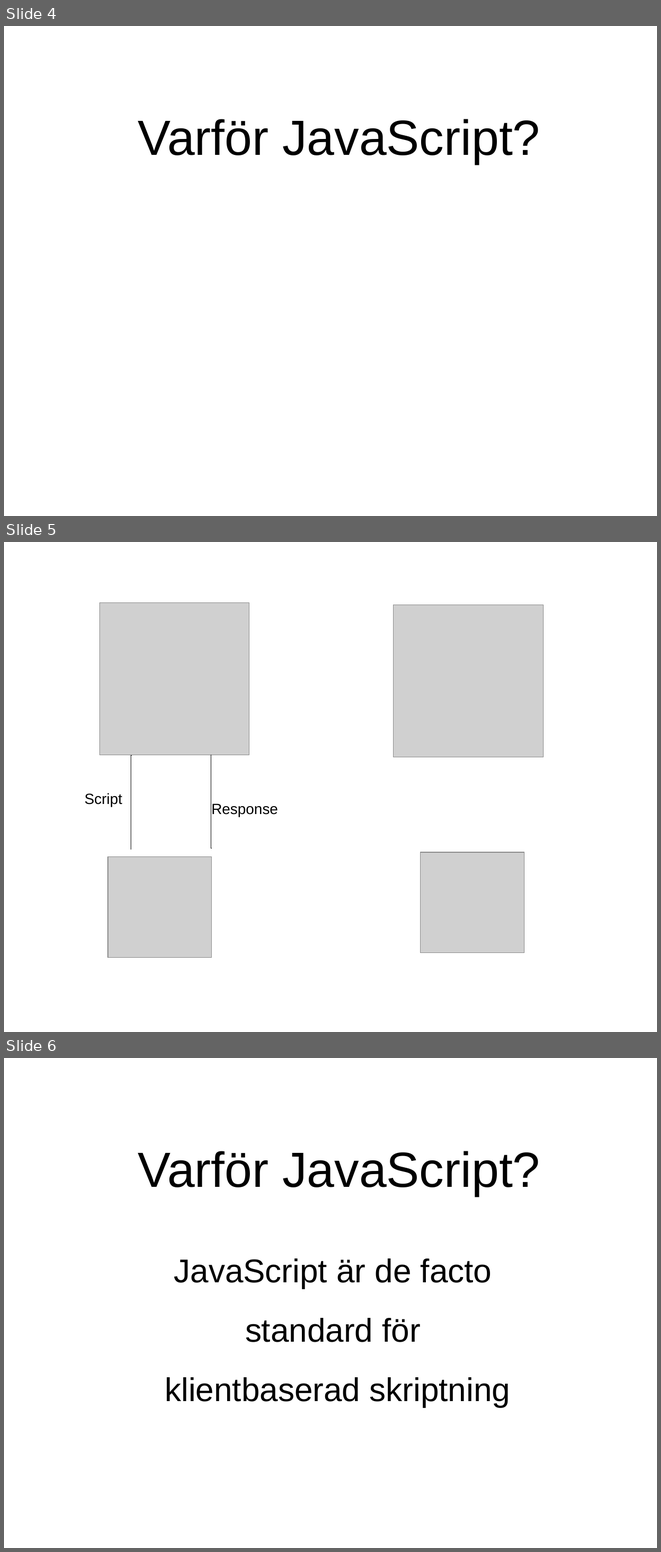
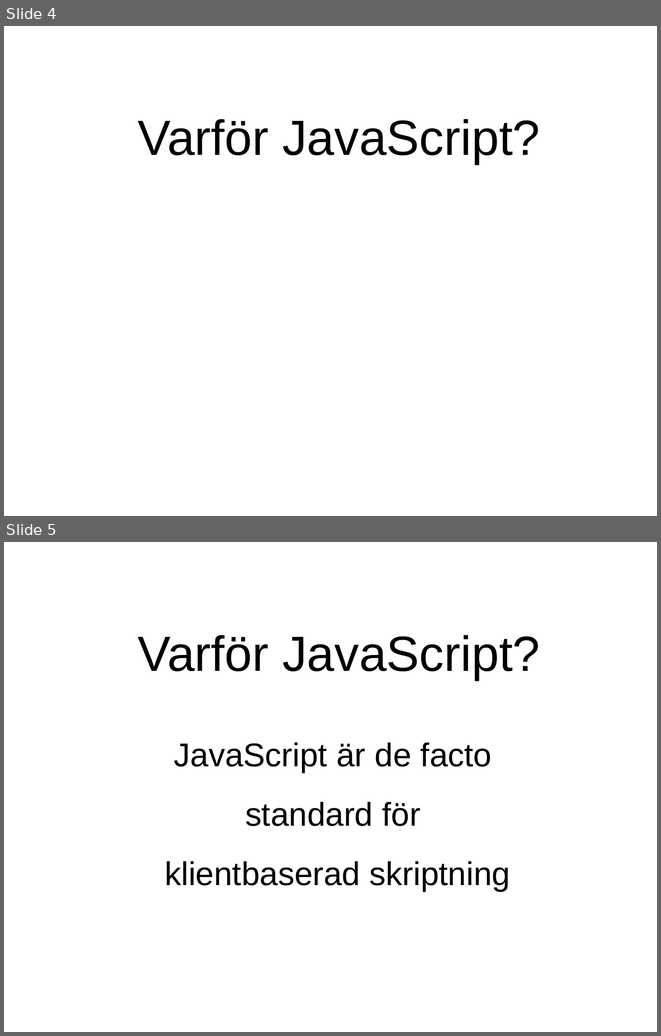
Before and after one commit to evilcandybag/JSHC, a slide deck: report/presentation.ppt. Shown one above the other, each under a label of ours: slides 4, 5 and 6 before the commit, slides 4 and 5 after it. The pictures are 661x1552 and 661x1036 pixels, drawn with LibreOffice and Linux fonts; fonts in the diff are those of the drawing; grey boxes stand for pictures. Boxes give left, top, right and bottom in pixels: in the first picture for what was removed or moved away, otherwise in the second. Text is boxed around its words. In the diff, an @@ line names an element or a change of style, - is before the commit and + after.

```diff
--- a/report/presentation.ppt
+++ b/report/presentation.ppt
@@ slide 5 removed at box(4, 542, 657, 1032), background #FFFFFF @@
@@ picture removed at box(99, 602, 249, 755) @@
@@ picture removed at box(394, 605, 543, 757) @@
@@ elbow line removed from (131, 849) to (131, 755) @@
@@ elbow line removed from (211, 755) to (211, 848) @@
@@ text removed at box(85, 793, 122, 806) @@
-Script
@@ text removed at box(211, 803, 278, 817) @@
-Response
@@ picture removed at box(108, 857, 211, 957) @@
@@ picture removed at box(421, 852, 524, 952) @@
@@ what was slide 6 is now slide 5 @@
```
Also in this commit, not shown: 13 slides changed, 9 slides added, 2 other files.
